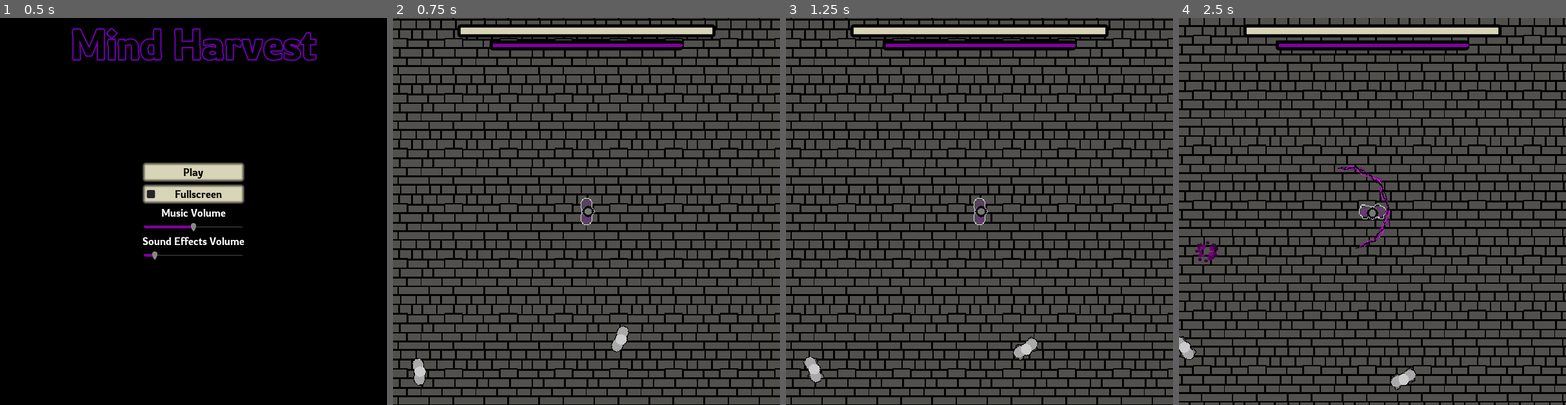
Above: before the commit, frames 1-4 (left to right).
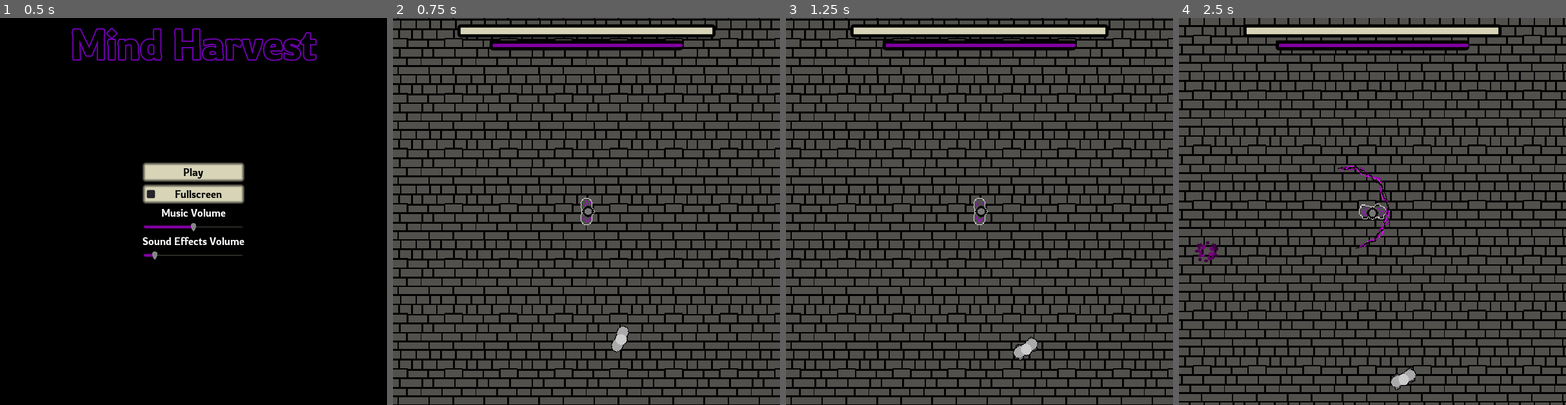
Above: after the commit, the same moments.

Repository: the-alex-g/LD52
Game: Godot game, scene res://Menu/MainMenu.tscn
The game is run twice, just before and just after one commit, with the same random seed, the same clock (stepped at 60 frames per second) and the same inputs.
Inputs (mouse positions are in pixels of both pictures, inside the frame that each line leads up to):
- Up to frame 1 (0.5 s): no input
- Up to frame 2 (0.75 s): click "Play" at 0.5 s
- Up to frame 3 (1.25 s): no input
- Up to frame 4 (2.5 s): move the mouse to (1457, 192) at 1.27 s; hold D (right) 1.28-2.03 s; right-click (1457, 192) at 1.35 s; move the mouse to (1295, 230) at 2.02 s; hold S (down) from 2.03 s (still down); tap Space (shoot) at 2.1 s

Frame 1 is identical in both runs. In frame 2, 0.2% of the frame differs, in the area x 5-9%, y 87-95%; in frame 3, 0.2%, in the area x 4-10%, y 87-95%; in frame 4, 0.2%.

Commit message:
Fix AI behavior issue

Diff:
--- a/project/AI/MageAI.gd
+++ b/project/AI/MageAI.gd
@@ -22,18 +22,19 @@
 	_process_magic_timer()
 
 
-func _get_new_state()->void:
-	if good:
-		match randi() % 5:
-			0,1,2,3:
-				_state = ActionState.STATIONARY
-			4:
-				_state = ActionState.WANDER
+func _get_good_state()->void:
+	match randi() % 5:
+		0,1,2,3:
+			_state = ActionState.STATIONARY
+		4:
+			_state = ActionState.WANDER
+
+
+func _get_bad_state()->void:
+	if target == null:
+		_state = ActionState.WANDER
 	else:
-		if target == null:
-			_state = ActionState.WANDER
-		else:
-			_state = ActionState.STATIONARY
+		_state = ActionState.STATIONARY
 
 
 func _process_magic_timer()->void:
--- a/project/AI/RootAI.gd
+++ b/project/AI/RootAI.gd
@@ -160,18 +160,26 @@
 
 func _get_new_state()->void:
 	if good:
-		match randi() % 3:
-			0:
-				_state = ActionState.FLEE
-			1:
-				_state = ActionState.ADVANCE
-			2:
-				_state = ActionState.WANDER
-	else:
-		if target != null:
+		_get_good_state()
+	else:
+		_get_bad_state()
+
+
+func _get_good_state()->void:
+	match randi() % 3:
+		0:
+			_state = ActionState.FLEE
+		1:
 			_state = ActionState.ADVANCE
-		else:
+		2:
 			_state = ActionState.WANDER
+
+
+func _get_bad_state()->void:
+	if target != null:
+		_state = ActionState.ADVANCE
+	else:
+		_state = ActionState.WANDER
 
 
 func _get_new_target()->void:
--- a/project/Pawns/KnightPawn.gd
+++ b/project/Pawns/KnightPawn.gd
@@ -1,7 +1,7 @@
 extends RootAI
 
 
-func _get_new_state():
+func _get_good_state():
 	match randi() % 5:
 		0, 1, 2, 3:
 			_state = ActionState.ADVANCE
